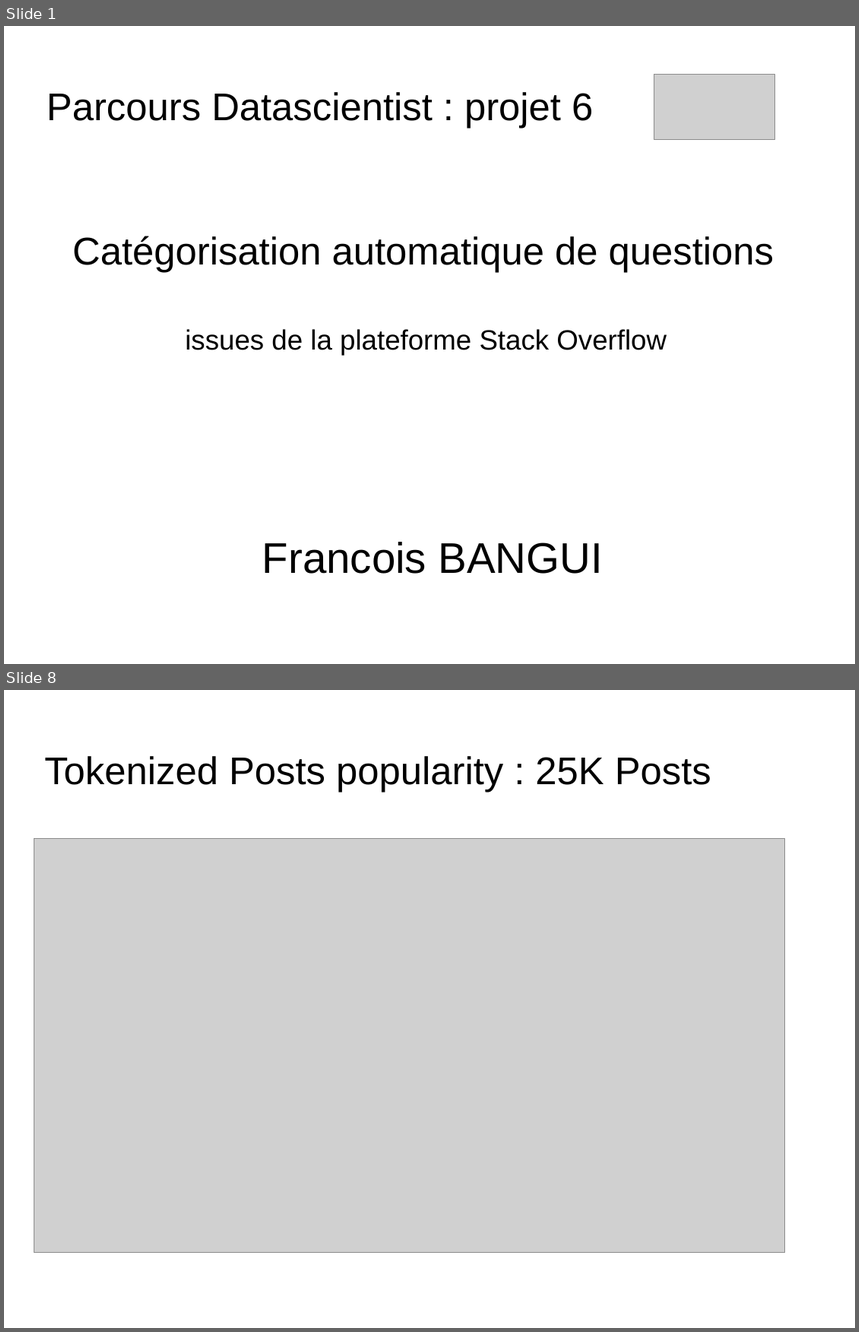
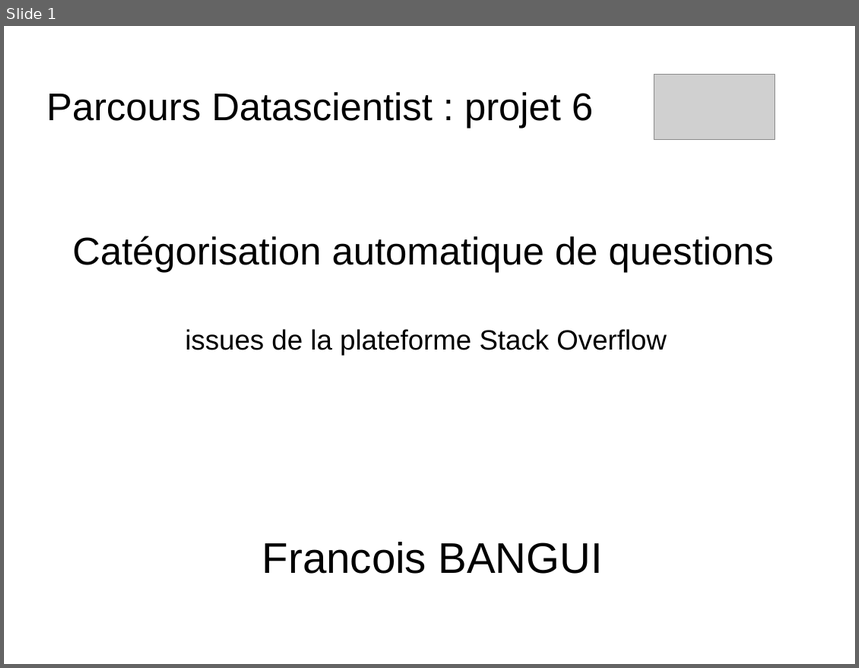
Before and after one commit to dataforcast/OC_Datascientist, a slide deck: P6/report/Openclassrooms_ParcoursDatascientist_P6-V1.odp. Shown one above the other, each under a label of ours: slides 1 and 8 before the commit, slide 1 after it; the slides between them are not shown. The pictures are 859x1332 and 859x668 pixels, drawn with LibreOffice and Linux fonts; fonts in the diff are those of the drawing; grey boxes stand for pictures; background and template pictures are left out. Boxes give left, top, right and bottom in pixels: in the first picture for what was removed or moved away, otherwise in the second. Text is boxed around its words. In the diff, an @@ line names an element or a change of style, - is before the commit and + after.

```diff
--- a/P6/report/Openclassrooms_ParcoursDatascientist_P6-V1.odp
+++ b/P6/report/Openclassrooms_ParcoursDatascientist_P6-V1.odp
@@ slide 8 removed at <box>4,690,855,1328</box>, background picture (left out) @@
@@ title removed at <box>44,756,712,792</box> @@
-Tokenized Posts popularity : 25K Posts
@@ picture removed at <box>34,839,786,1253</box> @@
```
Also in this commit, not shown: 19 slides changed, 8 slides added, 2 other slides removed, 9 other files.
